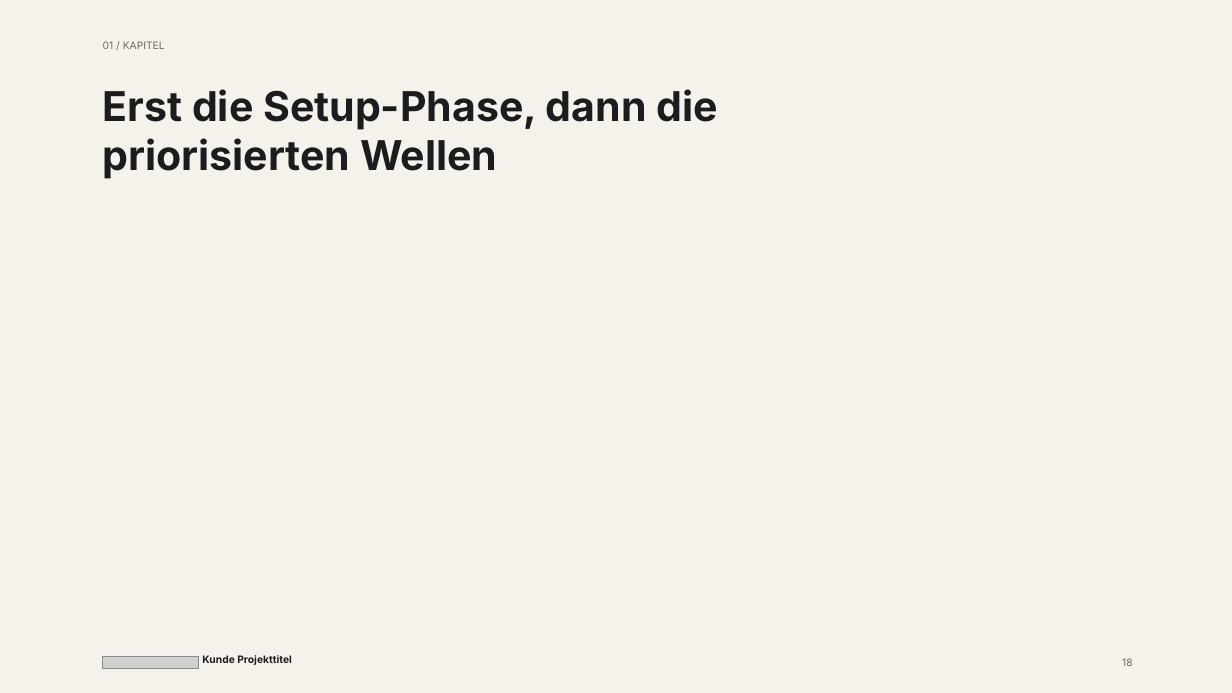
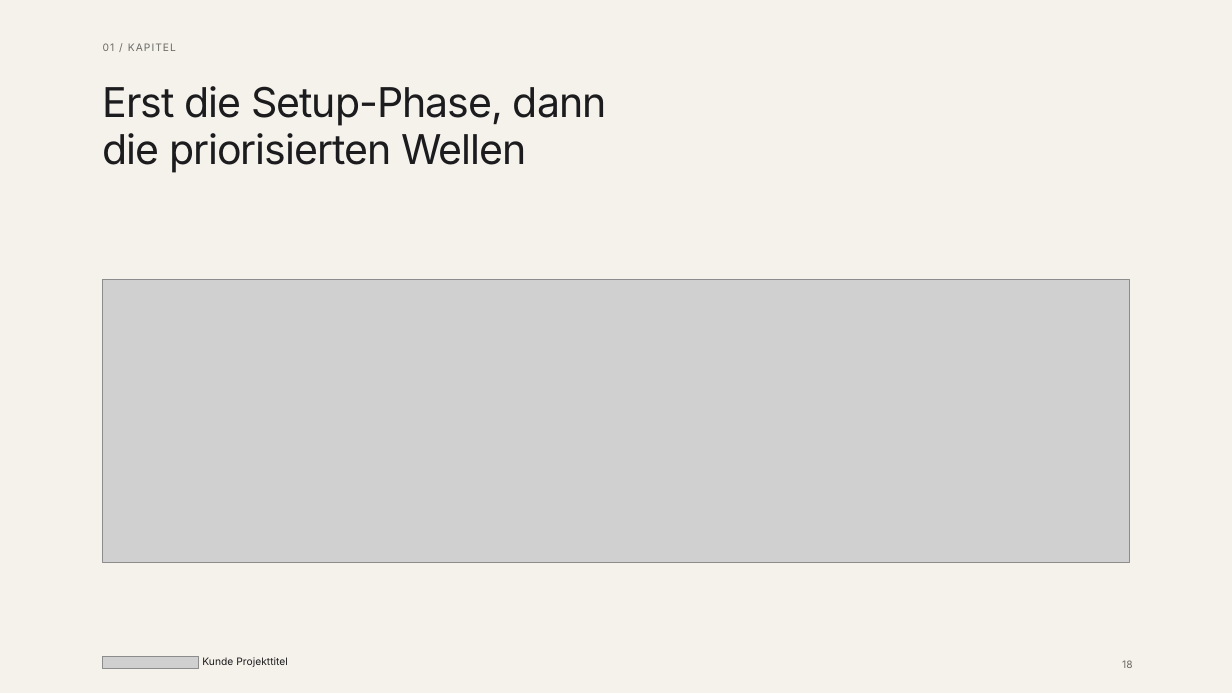
Before and after one commit to BMNils/bridgemaker-brandbook, a slide deck: slide 18 of langdock/pptx-template/bridgemaker-slides-template.pptx. Drawn at 1232x693 pixels with LibreOffice and Linux fonts; fonts in the diff are those of the drawing; grey boxes stand for pictures. Boxes give left, top, right and bottom in pixels: in the first picture for what was removed or moved away, otherwise in the second. Text is boxed around its words. In the diff, an @@ line names an element or a change of style, - is before the commit and + after.

```diff
--- a/langdock/pptx-template/bridgemaker-slides-template.pptx
+++ b/langdock/pptx-template/bridgemaker-slides-template.pptx
@@ text "01 / KAPITEL" at (x1=103, y1=43, x2=115, y2=51): letter spacing 0 to 0.8 pt; line spacing 1 to 11.2pt @@
@@ text "Erst die Setup-Phase, dann die ..." at (x1=103, y1=86, x2=607, y2=173): letter spacing 0 to -0.8 pt, bold off; line spacing 1 to 36.8pt @@
@@ picture added at (x1=103, y1=280, x2=1129, y2=563) @@
@@ text "Kunde Projekttitel" at (x1=202, y1=657, x2=288, y2=667): bold off; line spacing 1 to 11.2pt @@
@@ text "18" at (x1=1122, y1=660, x2=1133, y2=668): line spacing 1 to 11.2pt @@
```
Also in this commit, not shown: 19 other slides changed, 2 other files.
